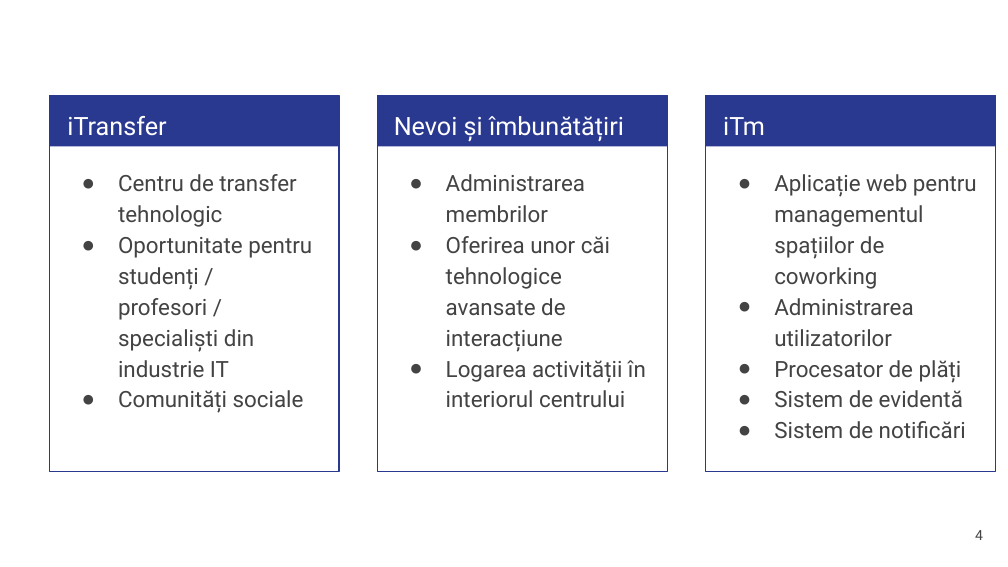
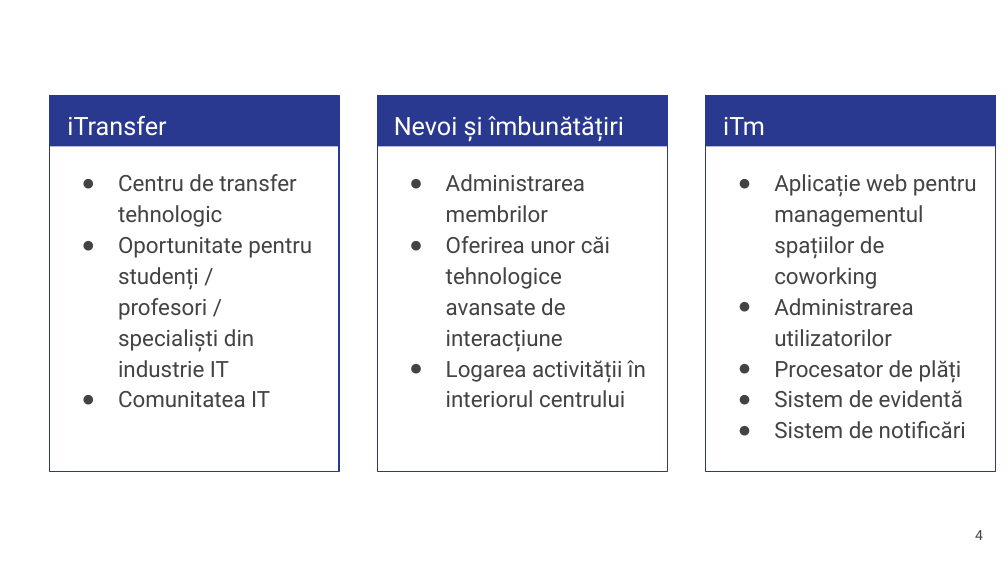
Before and after one commit to StoianCatalin/itransfer, a slide deck: slide 4 of Sistem de management al centrului de transfer tehnologic iTransfer.pptx. Drawn at 1008x567 pixels with LibreOffice and Linux fonts; fonts in the diff are those of the drawing. Boxes give left, top, right and bottom in pixels: in the first picture for what was removed or moved away, otherwise in the second. Text is boxed around its words. In the diff, an @@ line names an element or a change of style, - is before the commit and + after.

```diff
--- a/Sistem de management al centrului de transfer tehnologic iTransfer.pptx
+++ b/Sistem de management al centrului de transfer tehnologic iTransfer.pptx
@@ text at box(118, 391, 270, 407): text changed @@
-● Comunități sociale
+● Comunitatea IT
```
Also in this commit, not shown: 1 other slide changed.
